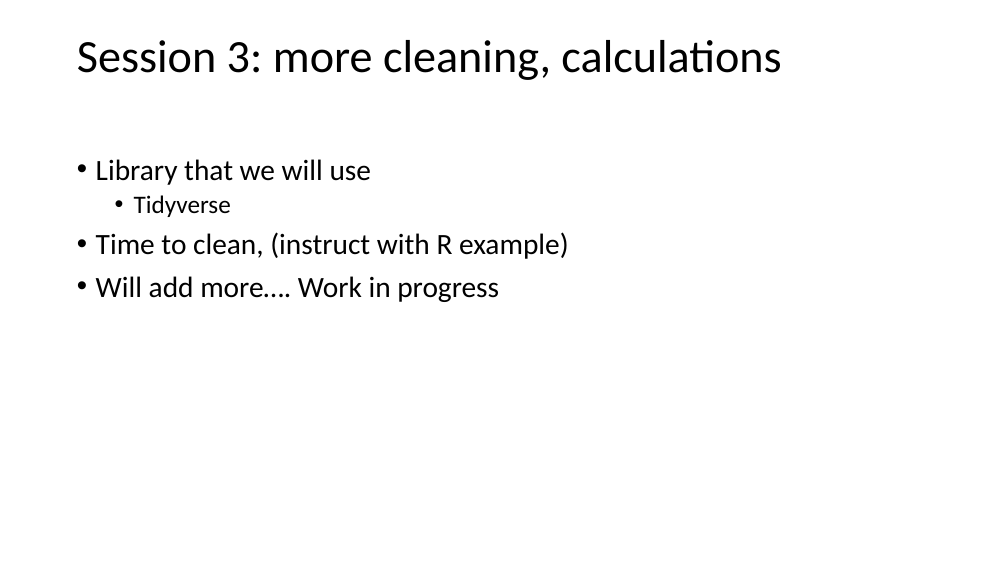
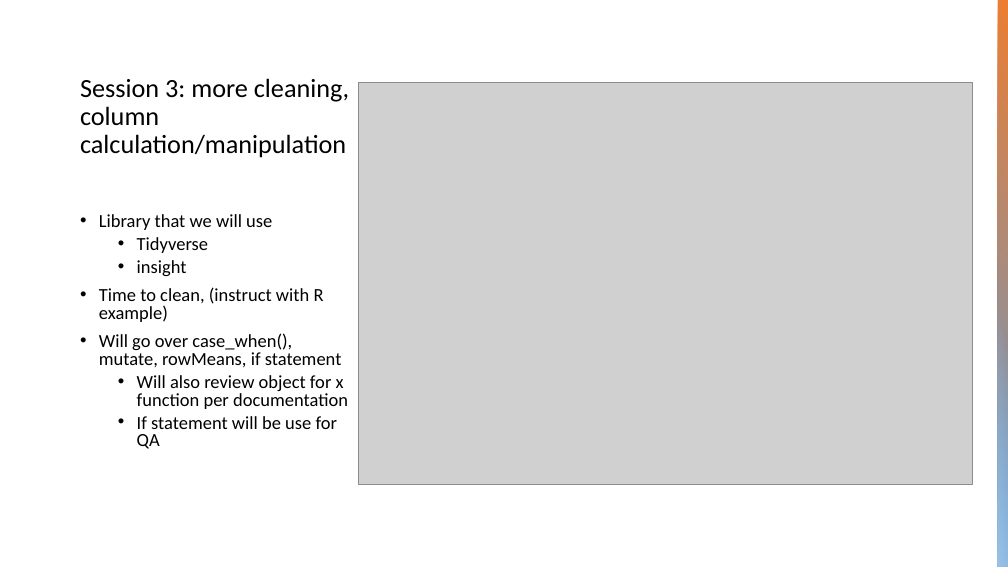
Before and after one commit to atomwin/intro_r, a slide deck: slide 5 of sessions/session_3/RI R Learning Sessions.pptx. Drawn at 1008x567 pixels with LibreOffice and Linux fonts; fonts in the diff are those of the drawing; grey boxes stand for pictures. Boxes give left, top, right and bottom in pixels: in the first picture for what was removed or moved away, otherwise in the second. Text is boxed around its words. In the diff, an @@ line names an element or a change of style, - is before the commit and + after.

Commit message:
adding session 3 pptx and code and excel

```diff
--- a/sessions/session_3/RI R Learning Sessions.pptx
+++ b/sessions/session_3/RI R Learning Sessions.pptx
@@ rectangle added at (998, 0, 1008, 567), fill gradient #ED7D31 to #5B9BD5 @@
@@ title "Session 3: more cleaning, column ..." at (80, 78, 349, 158): vertical alignment middle to bottom @@
@@ title at (80, 78, 349, 158): text changed; size 44 to 25 pt @@
-Session 3: more cleaning, calculations
+Session 3: more cleaning, column calculation/manipulation
@@ picture added at (358, 82, 972, 485) @@
@@ text "Library that we will use": place and size @@
-text "Library that we will use" at (96, 159, 569, 302)
+text "Library that we will use" at (99, 214, 348, 449)
@@ text at (99, 214, 324, 322): size 28 to 17.6 pt in "Library that we will use", "Time to clean, (instruct with R example)"; size 24 to 17.6 pt in "Tidyverse"; line spacing 0.9 to 0.8 @@
@@ text at (137, 260, 187, 276): paragraph added @@
+  • insight
@@ rectangle added at (998, 292, 1008, 567), fill gradient #9DC3E6 @@
@@ text at (99, 333, 348, 449): text changed; size 28 to 17.6 pt @@
-• Will add more…. Work in progress
+• Will go over case_when(), mutate, rowMeans, if statement
+  • Will also review object for x function per documentation
+  • If statement will be use for QA
```
Also in this commit, not shown: 3 other files.
